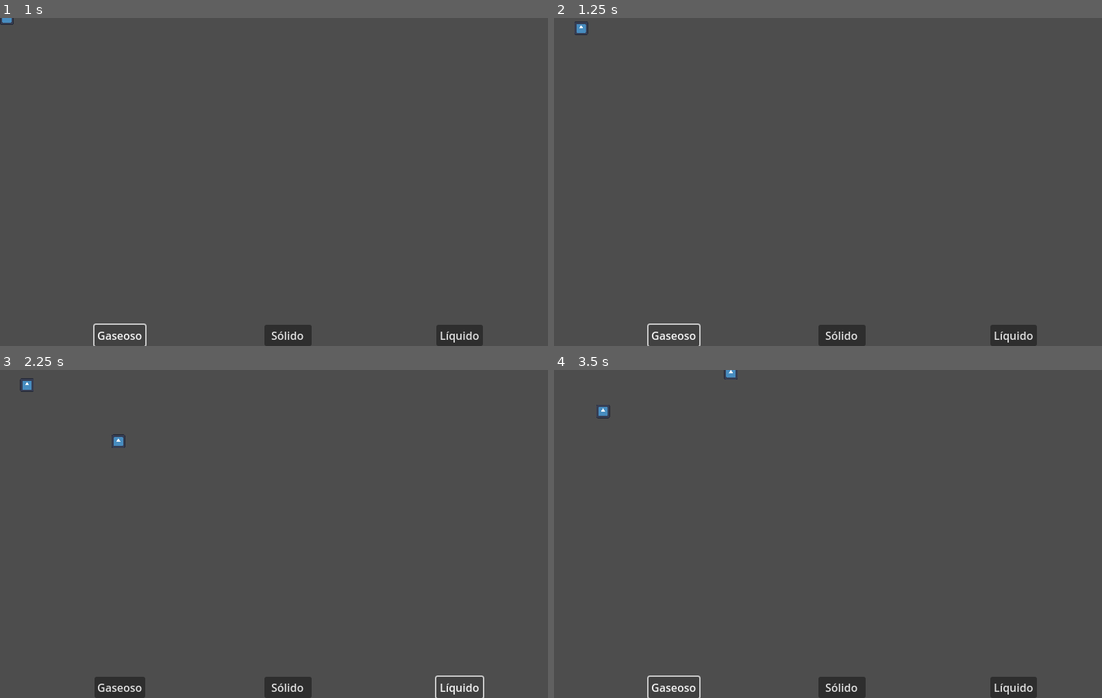
Above: before the commit, frames 1-4 (two rows, left to right).
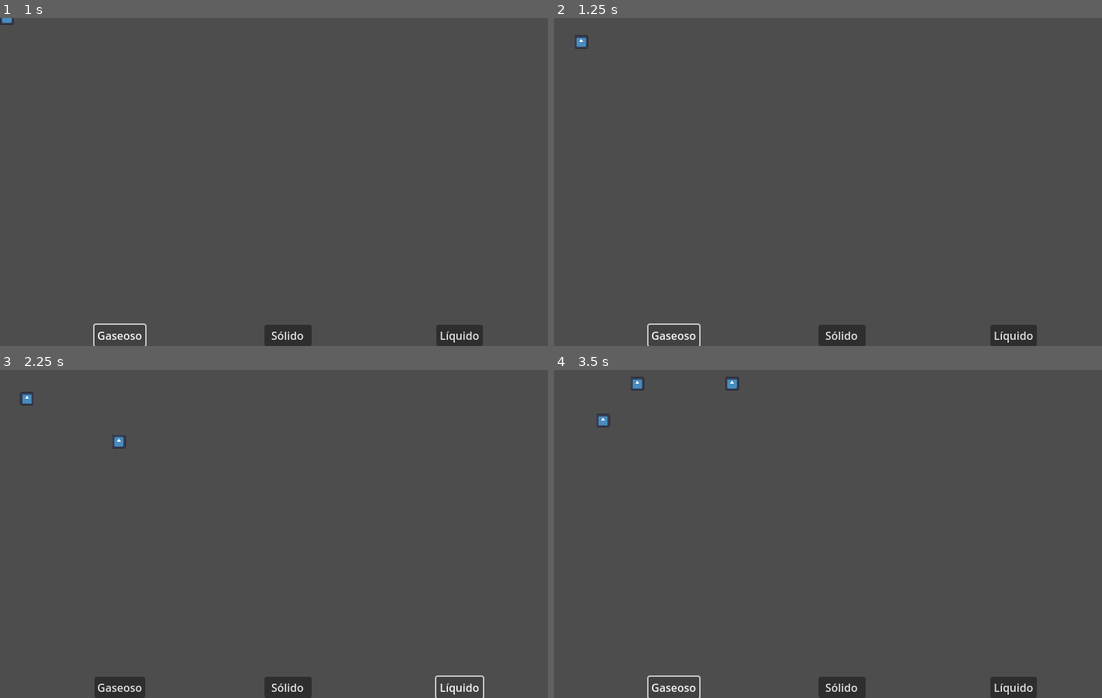
Above: after the commit, the same moments.

Repository: gonzalodelgado/gotita
Game: Godot game, scene res://node_2d.tscn
The game is run twice, just before and just after one commit, with the same random seed, the same clock (stepped at 60 frames per second) and the same inputs. The engine's default icon, where the game draws it, is replaced by a stand-in: a white triangle on a blue panel in a dark square.
Inputs:
- Up to frame 1 (1 s): click "Gaseoso" at 0.5 s
- Up to frame 2 (1.25 s): no input
- Up to frame 3 (2.25 s): click "Sólido" at 1.25 s; click "Líquido" at 2 s
- Up to frame 4 (3.5 s): click "Gaseoso" at 2.75 s

Frame 1 is identical in both runs. In frame 2, 0.1% of the frame differs, in the area x 3-7%, y 1-10%; in frame 3, 0.1%; in frame 4, 0.3%, in the area x 7-34%, y 0-18%.

Commit message:
Intento de corregir problema de gravedad.

Diff:
--- a/gotita.gd
+++ b/gotita.gd
@@ -46,5 +46,8 @@
 		position.x = get_viewport_rect().size.x - size - 1
 		dir = -1
 		linear_velocity.x = min_speed * dir
+
+	if position.y + size <= 20:
+		position.y = 20
 	if abs(linear_velocity.x) < min_speed:
 		linear_velocity.x = min_speed * dir
